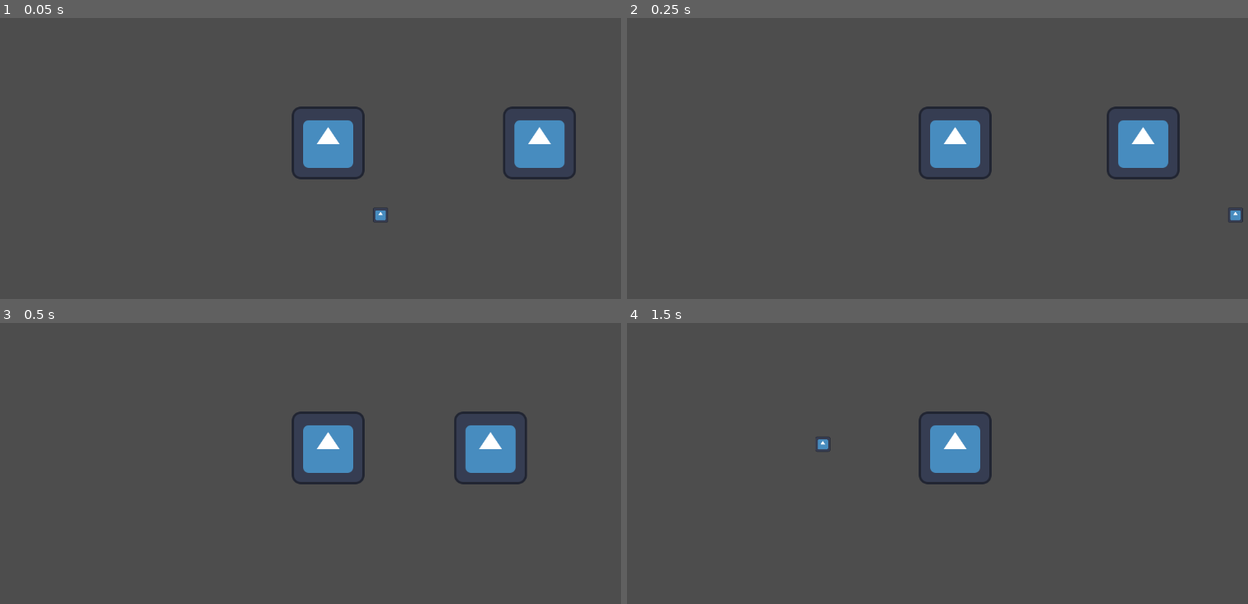
Above: before the commit, frames 1-4 (two rows, left to right).
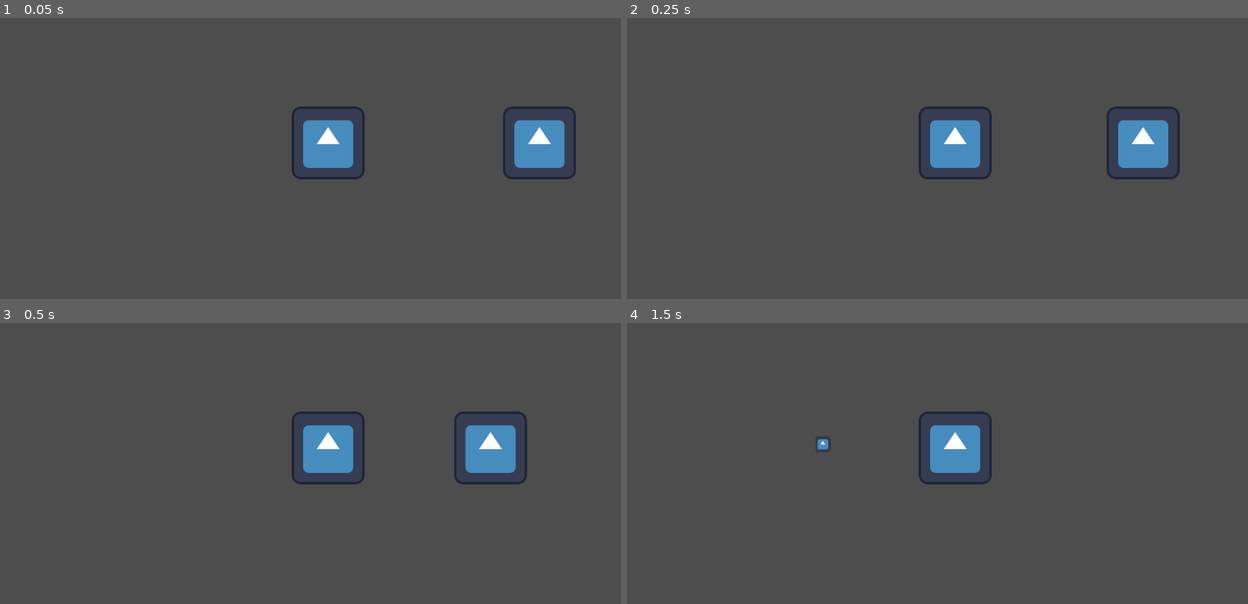
Above: after the commit, the same moments.

Repository: kschulz20/scream-jam-2024
Game: Godot game, scene res://src/main.tscn
Two runs of this game, one before a commit and one after it. Both use one fixed random seed, a clock stepped at 60 frames per second and the inputs below. The engine's default icon, where the game draws it, is replaced by a stand-in: a white triangle on a blue panel in a dark square.
Inputs (mouse positions are in pixels of both pictures, inside the frame that each line leads up to):
- Up to frame 1 (0.05 s): no input
- Up to frame 2 (0.25 s): no input
- Up to frame 3 (0.5 s): no input
- Up to frame 4 (1.5 s): move the mouse to (1098, 429) at 0.52 s; hold D (move_right) 0.53-1.28 s; click (1098, 429) at 0.6 s; tap Enter at 1.25 s; move the mouse to (825, 466) at 1.27 s; hold S (move_down) from 1.28 s (still down); right-click (825, 466) at 1.35 s

The runs differ from the first frame. In frame 1, less than 0.1% of the frame differs, in the area x 60-63%, y 67-73%; in frame 2, less than 0.1%, in the area x 96-100%, y 67-73%; in frame 3, nothing differs; in frame 4, nothing differs.

Commit message:
Add TODO for ZeroChubs

Diff:
--- a/src/Entities/MVPEnemy/enemy.gd
+++ b/src/Entities/MVPEnemy/enemy.gd
@@ -6,7 +6,7 @@
 
 @onready var player_character = get_tree().root.find_child("PlayerCharacter", true, false)
 
-var weapon_hitbox_names = ["CaneHitbox"]
+var weapon_hitbox_names = ["CaneHitbox", "PlayerProjectile"]
 
 func _ready() -> void:
 	# For testing/debug
@@ -30,3 +30,4 @@
 		health -= area.get_damage()
 		if (health <= 0):
 			queue_free()
+	# TODO: HEY KYLER MAKE THE PROJECTILE DO DAMAGE
--- a/src/main.tscn
+++ b/src/main.tscn
@@ -1,9 +1,8 @@
-[gd_scene load_steps=7 format=3 uid="uid://owpaq245hh2l"]
+[gd_scene load_steps=6 format=3 uid="uid://owpaq245hh2l"]
 
 [ext_resource type="PackedScene" uid="uid://q772sl7sx1ey" path="res://src/Entities/Player/player_character.tscn" id="1_wblpv"]
 [ext_resource type="PackedScene" uid="uid://3k1pyy0hhb37" path="res://src/Entities/MVPEnemy/enemy.tscn" id="2_gv313"]
 [ext_resource type="Texture2D" uid="uid://bj7l42iw8ukom" path="res://assets/player/icon.svg" id="3_lyv6t"]
-[ext_resource type="PackedScene" uid="uid://cnvnjq8lou2ef" path="res://src/Entities/Projectile/projectile.tscn" id="4_queau"]
 
 [sub_resource type="CapsuleShape2D" id="CapsuleShape2D_wj6wx"]
 radius = 60.0
@@ -29,5 +28,3 @@
 
 [node name="CollisionShape2D2" type="CollisionShape2D" parent="Enemy"]
 shape = SubResource("CapsuleShape2D_tpfj1")
-
-[node name="Projectile" parent="." instance=ExtResource("4_queau")]
